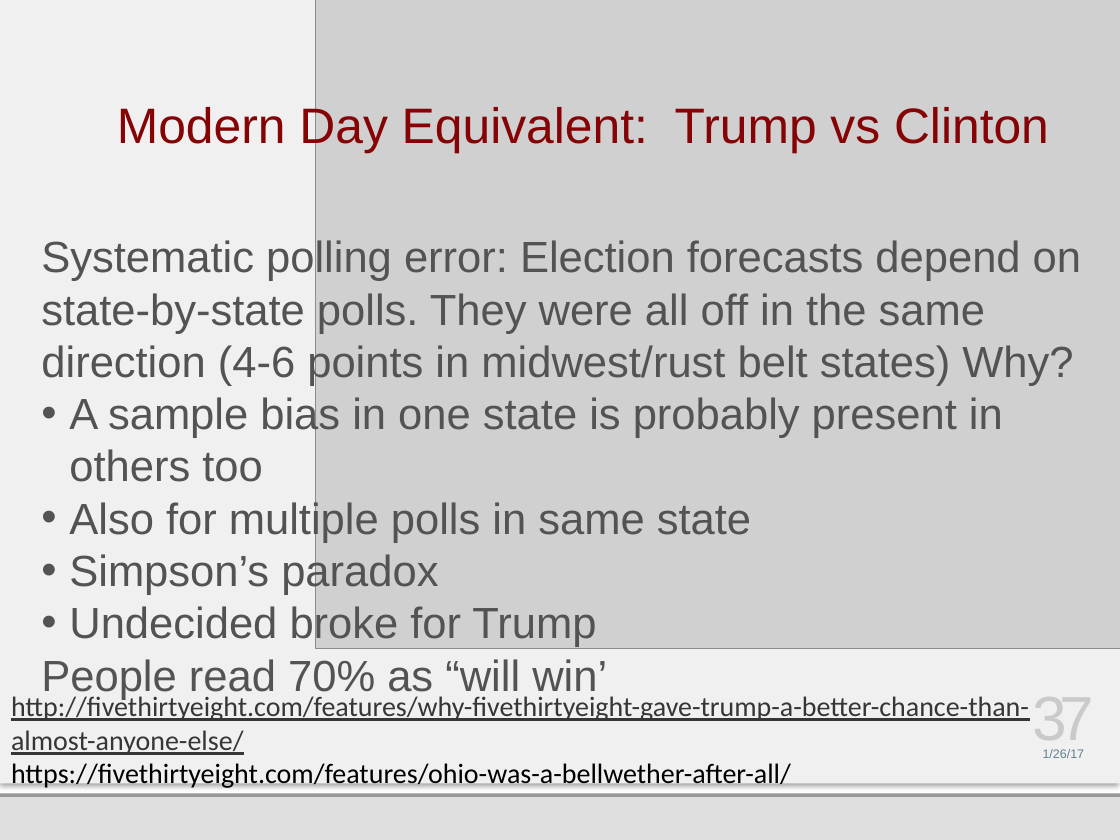
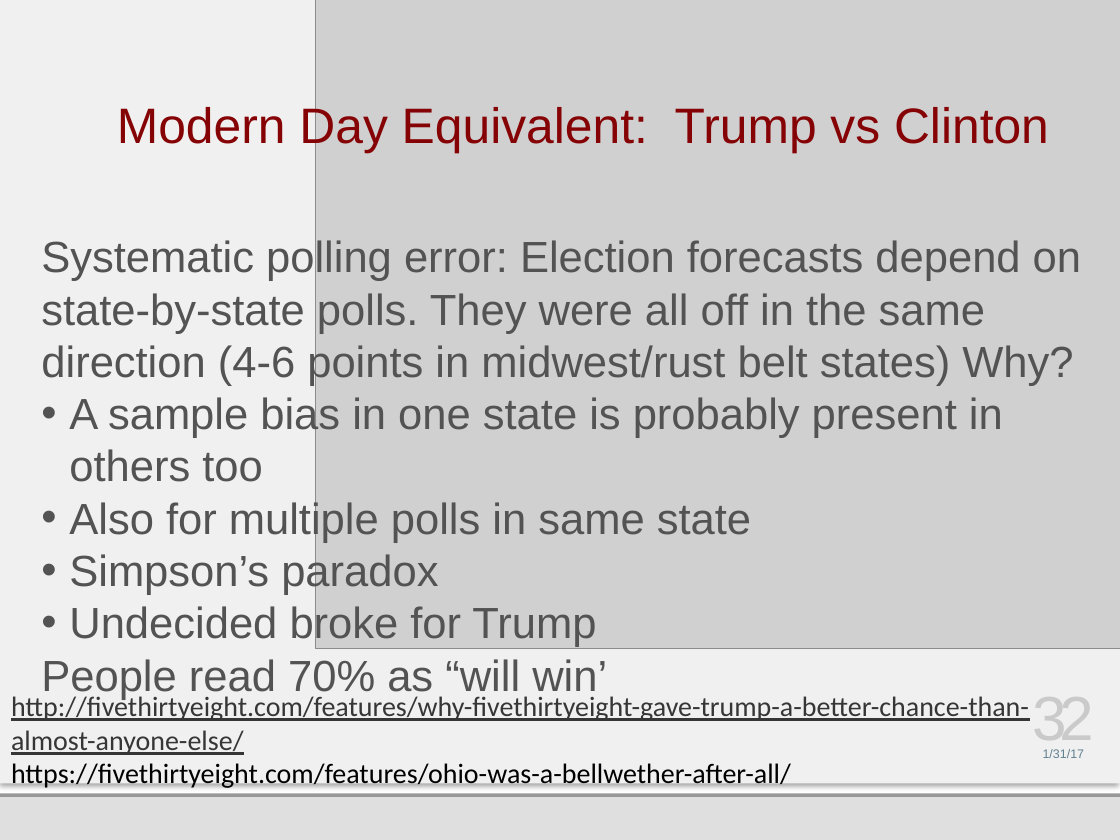
Before and after one commit to jmankoff/data, a slide deck: slide 32 of Lectures/5 Data Sampling.pptx (slide 37 before the commit). Drawn at 1120x840 pixels with LibreOffice and Linux fonts; fonts in the diff are those of the drawing; grey boxes stand for pictures; background and template pictures are left out. Boxes give left, top, right and bottom in pixels: in the first picture for what was removed or moved away, otherwise in the second. Text is boxed around its words. In the diff, an @@ line names an element or a change of style, - is before the commit and + after.

```diff
--- a/Lectures/5 Data Sampling.pptx
+++ b/Lectures/5 Data Sampling.pptx
@@ background #F0F0F0 to #FFFFFF @@
@@ page number at [1033, 749, 1094, 752]: text changed @@
-37
+32
@@ text at [1043, 749, 1085, 758]: text changed @@
-1/26/17
+1/31/17
```
Also in this commit, not shown: 15 other slides changed, 1 slide added, 1 other file.
